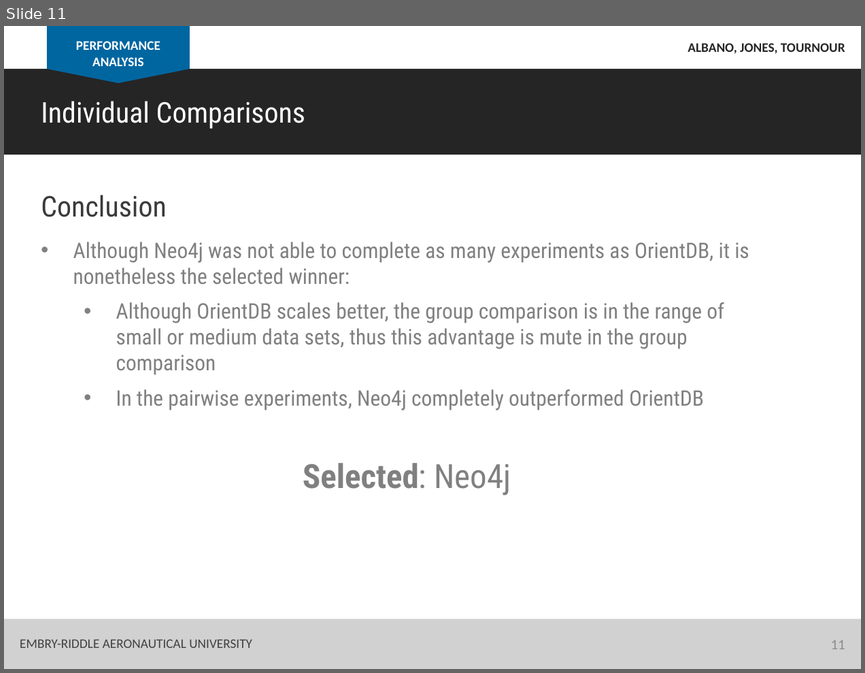
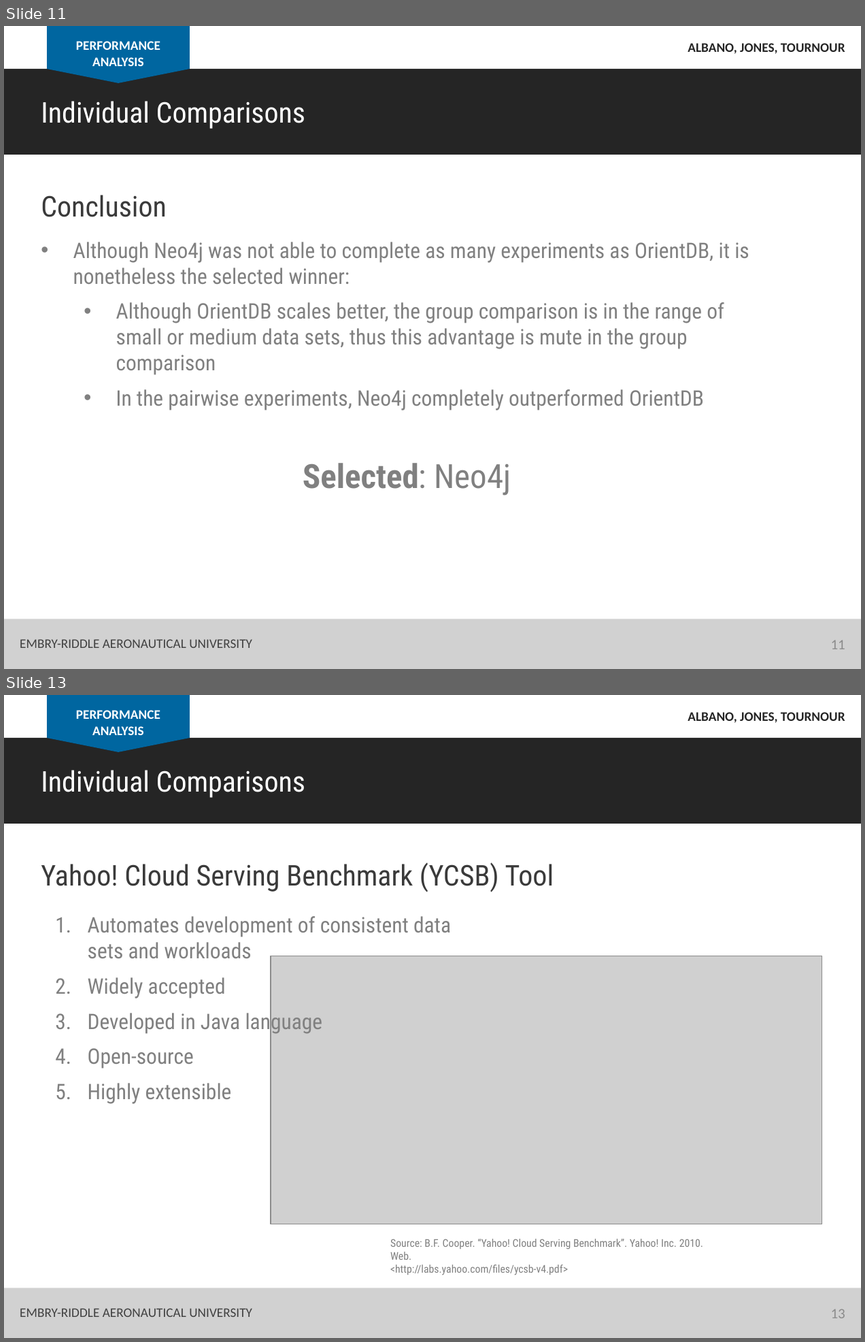
Before and after one commit to albanoj2/se655_final_project, a slide deck: docs/In_class_presentation.pptx. Shown one above the other, each under a label of ours: slide 11 before the commit, slides 11 and 13 after it; the slides between them are not shown. The pictures are 865x673 and 865x1342 pixels, drawn with LibreOffice and Linux fonts; fonts in the diff are those of the drawing; grey boxes stand for pictures. Boxes give left, top, right and bottom in pixels: in the first picture for what was removed or moved away, otherwise in the second. Text is boxed around its words. In the diff, an @@ line names an element or a change of style, - is before the commit and + after.

```diff
--- a/docs/In_class_presentation.pptx
+++ b/docs/In_class_presentation.pptx
@@ slide 13 added at (4,695,861,1338), background #FFFFFF @@
@@ rectangle added at (47,695,190,738), fill #0066A0 @@
@@ text added at (76,710,160,735), 11 pt, text #FFFFFF, bold @@
+PERFORMANCE ANALYSIS
@@ text added at (687,712,845,723), 11 pt, text #252525, bold @@
+ALBANO, JONES, TOURNOUR
@@ rectangle added at (4,738,861,824), fill #252525 @@
@@ triangle added at (47,738,190,752), fill #0066A0 @@
@@ text added at (41,770,305,798), 24 pt, text #FFFFFF @@
+Individual Comparisons
@@ text added at (41,862,554,892), 24 pt, text #3A3A3A @@
+Yahoo! Cloud Serving Benchmark (YCSB) Tool
@@ text added at (88,916,451,1104), 18 pt, text #808080 @@
+1. Automates development of consistent data
+   sets and workloads
+2. Widely accepted
+3. Developed in Java language
+4. Open-source
+5. Highly extensible
@@ picture added at (271,955,822,1223) @@
@@ text added at (390,1238,703,1275), 9 pt, text #808080 @@
+Source: B.F. Cooper. “Yahoo! Cloud Serving Benchmark”. Yahoo! Inc. 2010. Web.
+<http://labs.yahoo.com/files/ycsb-v4.pdf>
@@ rectangle added at (4,1288,861,1338), fill #D1D1D1 @@
@@ text added at (20,1308,252,1317), 11 pt, text #404040 @@
+EMBRY-RIDDLE AERONAUTICAL UNIVERSITY
@@ page number added at (831,1309,845,1318), 12 pt, text #8C8C8C @@
+13
```
Also in this commit, not shown: 7 slides changed, 9 other slides added.
